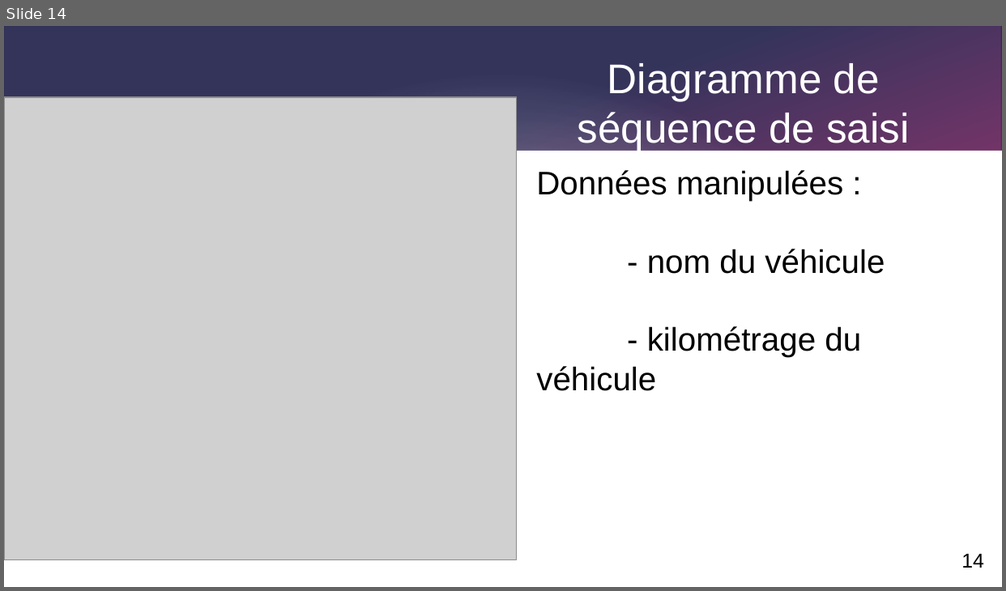
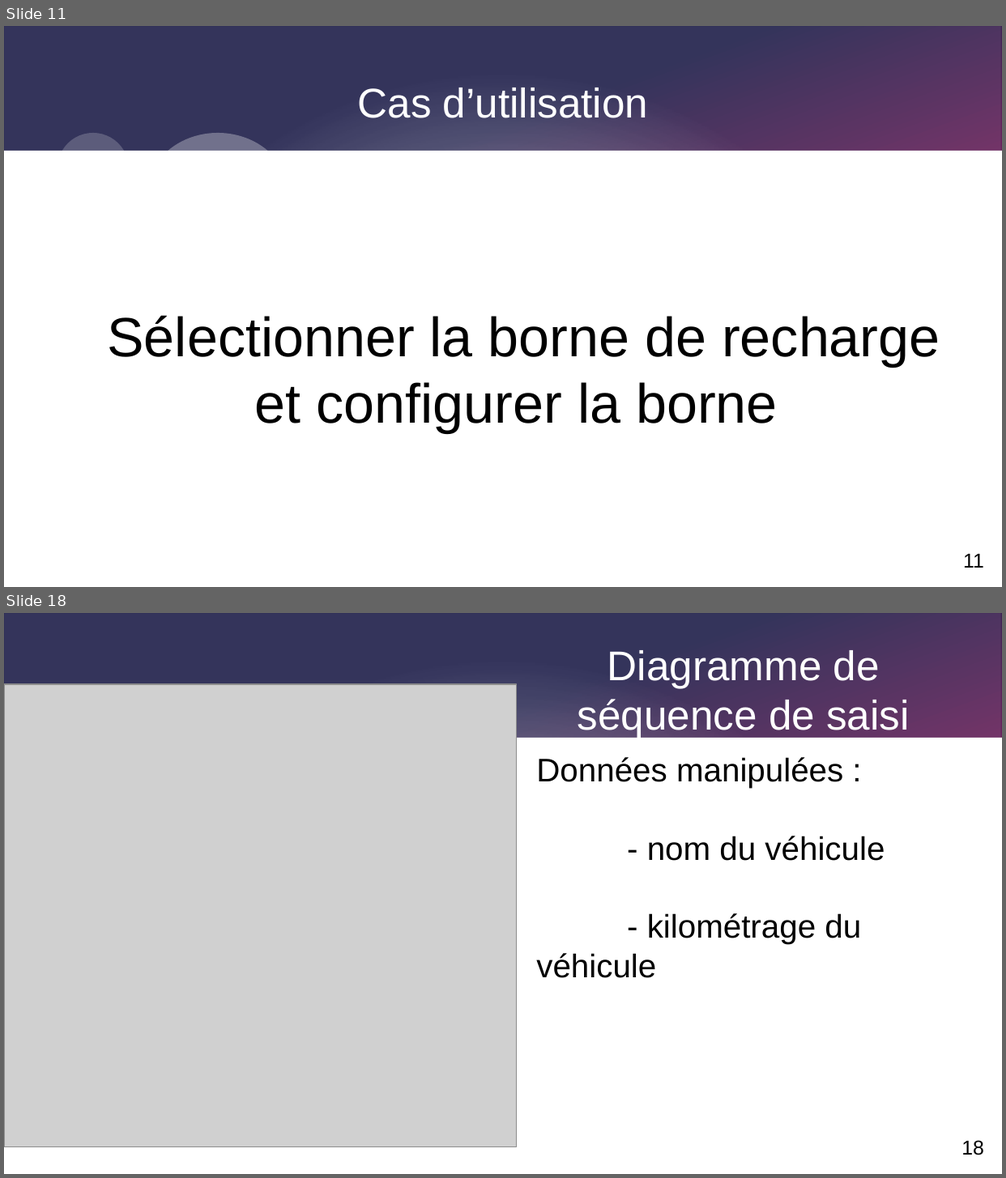
Before and after one commit to Corentinh2/PROJET_GESTIONNAIRE_DE_CHARGE, a slide deck: revue3/diapo_revue_3.odp. Shown one above the other, each under a label of ours: slide 14 before the commit, slides 11 and 18 after it; the slides between them are not shown. The pictures are 1006x591 and 1006x1178 pixels, drawn with LibreOffice and Linux fonts; fonts in the diff are those of the drawing; grey boxes stand for pictures. Boxes give left, top, right and bottom in pixels: in the first picture for what was removed or moved away, otherwise in the second. Text is boxed around its words. In the diff, an @@ line names an element or a change of style, - is before the commit and + after.

```diff
--- a/revue3/diapo_revue_3.odp
+++ b/revue3/diapo_revue_3.odp
@@ slide 11 added at <box>4,26,1002,587</box>, background #FFFFFF; not listed: 3 template elements that a slide beside it also shows @@
@@ title added at <box>358,88,648,118</box>, 33 pt, text #FFFFFF @@
+Cas d’utilisation
@@ ellipse added at <box>57,133,129,204</box>, fill #FFFFFF at 20% opacity @@
@@ ellipse added at <box>147,133,288,258</box>, fill #FFFFFF at 30% opacity @@
@@ text added at <box>107,315,940,433</box>, 44 pt, text #000000 @@
+Sélectionner la borne de recharge et configurer la borne
@@ page number added at <box>963,554,984,568</box>, 16 pt, text #000000 @@
+11
@@ what was slide 14 is now slide 18 @@
@@ page number at <box>961,1140,984,1156</box>: text changed @@
-14
+18
```
Also in this commit, not shown: 9 slides changed, 14 other slides added, 8 slides removed, 4 other files.
